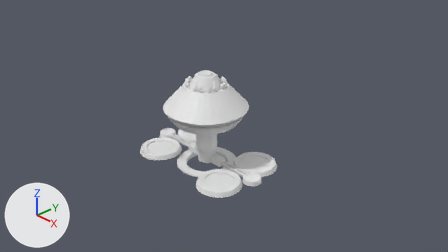
A saved change to the Blender file BlenderSource/Spacedock.blend.
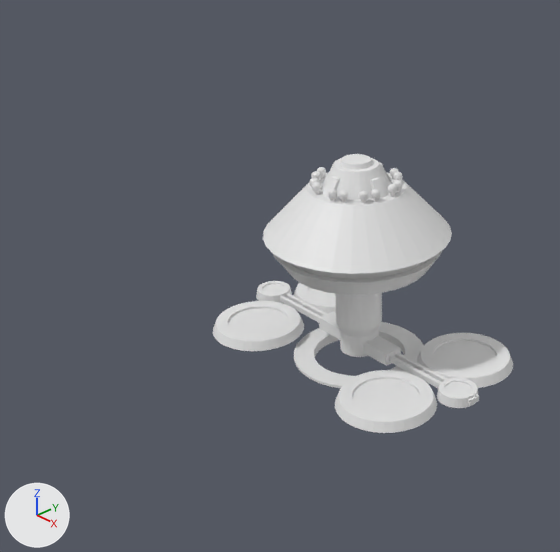
Old and new are each drawn from the file's camera 'Camera' and again close up on the part from 10% to 67% of the width and 0% to 100% of the height. Arrows for +X, +Y and +Z are at lower left; the lights stay in place.
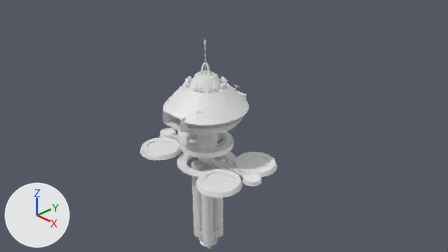
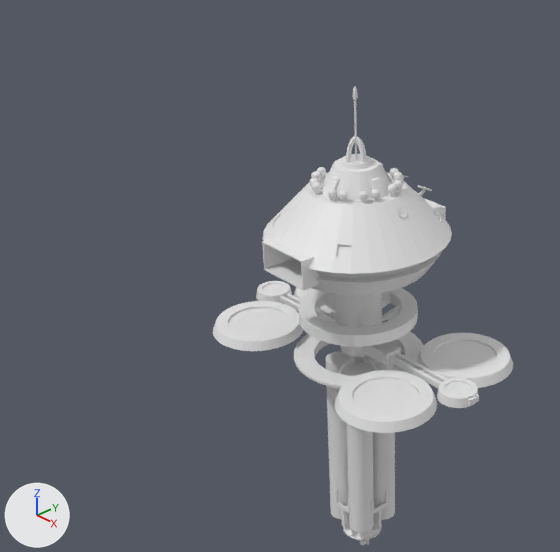
What the commit changed:
me_cylinder is used by ob_cylinder; location (0.0, 0.0, 0.0); scale (0.911, 0.911, 0.911).
me_cylinder had 2780 vertices, 3104 faces and spanned x -1.85..1.83, y -1.16..1.16, z -0.65..1.86.
me_cylinder now has 5423 vertices, 5463 faces and spans x -1.85..1.83, y -1.16..1.16, z -3.45..2.66.
me_cylinder part 1: 24 vertices removed from x -0.2..0.2, y -1.05..1.05, z 0.86..1.0; 2667 vertices added at x -0.71..0.71, y -1.05..1.05, z -3.45..2.66.

What differs and where, as boxes [x1, y1, x2, y2] in the close-ups (560 x 552 px):
'Cylinder', reshaped (64% taller): before [213, 154, 513, 433]; after [213, 86, 513, 545]
part 1 of me_cylinder, built on: before [266, 194, 334, 292]; after [262, 86, 452, 545]
